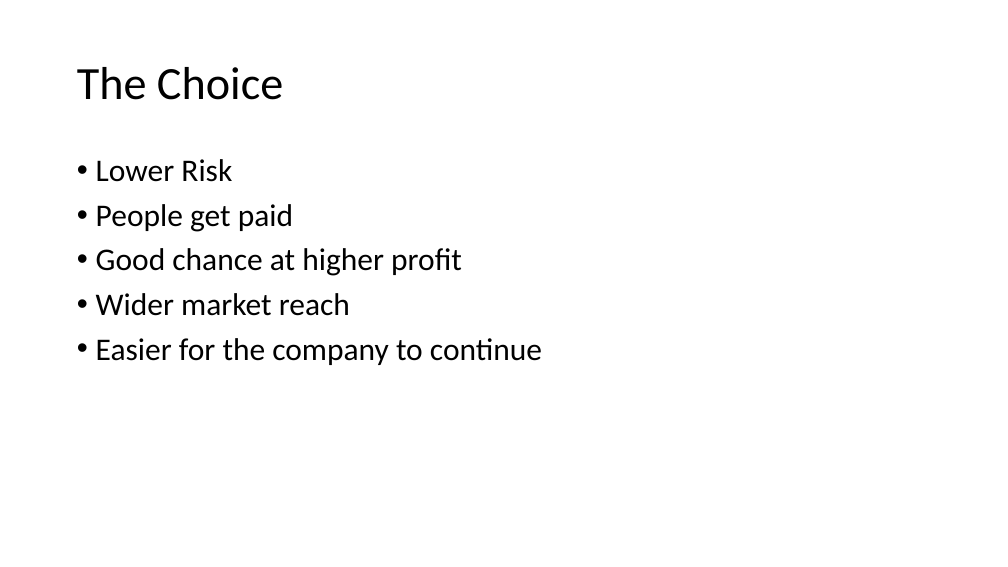
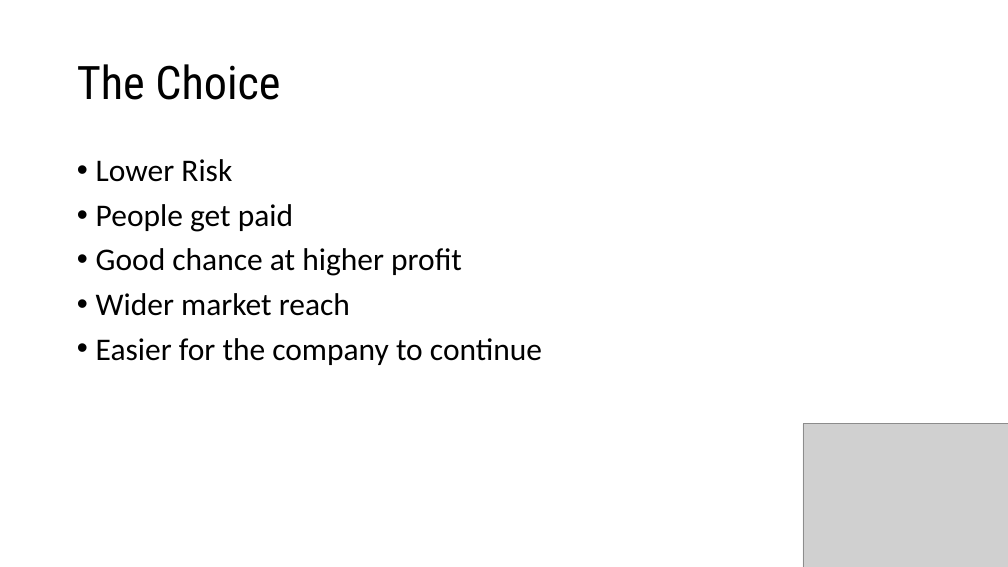
Before and after one commit to HoaxShark/MarketEvaluation, a slide deck: slide 6 of Business Presentation.pptx. Drawn at 1008x567 pixels with LibreOffice and Linux fonts; fonts in the diff are those of the drawing; grey boxes stand for pictures; background and template pictures are left out. Boxes give left, top, right and bottom in pixels: in the first picture for what was removed or moved away, otherwise in the second. Text is boxed around its words. In the diff, an @@ line names an element or a change of style, - is before the commit and + after.

```diff
--- a/Business Presentation.pptx
+++ b/Business Presentation.pptx
@@ title "The Choice" at box(77, 64, 280, 100): font Calibri to Roboto Condensed @@
@@ picture added at box(803, 424, 1008, 567) @@
```
Also in this commit, not shown: 5 other slides changed.
